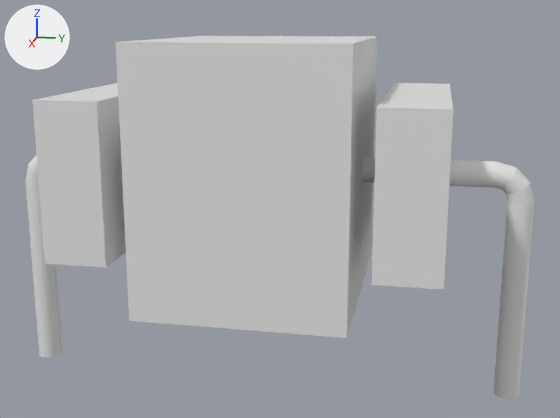
Two versions of the Blender file Assets/Blender/AC.blend, one commit apart.
Camera for both pictures: a camera (50 mm lens) standing at (6.02, 1.33, 1.15) and looking at (-0.03, 0.12, -0.36). The axes (+X, +Y, +Z) are drawn at upper left. The lights are the same throughout. The older version comes first.

Script lines for the objects in view, before the commit:
```python
me_cube_003 = bpy.data.meshes.new('Cube.003')
me_cube_003.from_pydata(...)  # 16 vertices, 14 faces; spans x -1.17..1.0, y -1.0..1.0, z -1.0..1.0
me_cube_004 = bpy.data.meshes.new('Cube.004')
me_cube_004.from_pydata(...)  # 16 vertices, 14 faces; spans x -1.0..1.0, y -1.0..1.0, z -0.6..0.6
me_cube_005 = bpy.data.meshes.new('Cube.005')
me_cube_005.from_pydata(...)  # 16 vertices, 14 faces; spans x -1.0..1.0, y -1.0..1.0, z -0.6..0.6
me_cylinder_007 = bpy.data.meshes.new('Cylinder.007')
me_cylinder_007.from_pydata(...)  # 320 vertices, 288 faces; spans x -0.1..0.1, y -2.1..2.1, z -1.8..0.1
ob_cylinder_002 = bpy.data.objects.new('Cylinder.002', me_cylinder_007)
ob_cylinder_002.location = (0.0, 0.0, 0.0)
ob_mainbody = bpy.data.objects.new('MainBody', me_cube_003)
ob_mainbody.location = (0.0, 0.0, 0.0)
ob_mainbody.scale = (1.0, 0.8, 1.0)
_m = ob_mainbody.modifiers.new('Boolean', 'BOOLEAN')
_m.object = ob_portsubtraction
ob_sidebody_001 = bpy.data.objects.new('SideBody.001', me_cube_004)
ob_sidebody_001.location = (0.0, 1.2, 0.0)
ob_sidebody_001.scale = (1.0, 0.24, 1.0)
ob_sidebody_002 = bpy.data.objects.new('SideBody.002', me_cube_005)
ob_sidebody_002.location = (0.0, -1.2, 0.0)
ob_sidebody_002.scale = (1.0, 0.24, 1.0)
```
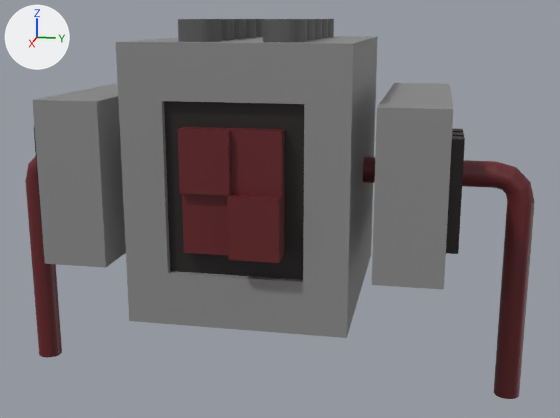
Not visible in the pictures: part 3 of me_cube_003.

What differs and where, as boxes (x1, y1, x2, y2) in the pictures (560 x 418 px):
'MainBody', reshaped: before (116, 36, 378, 338); after (116, 19, 378, 338)
'SideBody.001', reshaped (15% wider): before (372, 83, 453, 290); after (372, 83, 465, 290)
'Cylinder.002', recoloured: (25, 156, 535, 399) in both
part 1 of me_cube_003, added: after (116, 19, 375, 338)
part 2 of me_cube_003, recoloured (white to grey): (347, 37, 378, 336) in both
part 4 of me_cube_004, built on: after (446, 128, 465, 254)
part 5 of me_cube_004, recoloured (white to grey): (372, 83, 453, 290) in both
part 6 of me_cube_005, built on (mostly hidden): after (34, 128, 42, 231)
part 7 of me_cube_005, recoloured (white to grey): (32, 83, 126, 268) in both

The edits, one by one:
Material 'Material.002' (mat_material_002) is new.
Its base color is (0.127, 0.0116, 0.0154) (dark red #641c21).
Material 'Material.001' (mat_material_001) is new.
Its base color is (0.251, 0.251, 0.251) (grey #898989).
Material 'Material.003' (mat_material_003) is new.
Its base color is (0.0155, 0.0113, 0.011) (black #211c1b).
Material 'Material.005' (mat_material_005) is new.
Its base color is (0.0985, 0.0985, 0.0985) (dark grey #585858).
Material 'Material.004' (mat_material_004) is new.
Its base color is (1.0, 0.646, 0.0741) (yellow #ffd24d).
me_cube_003 is used by ob_mainbody; location (0.0, 0.0, 0.0); scale (1.0, 0.8, 1.0).
me_cube_003 had 16 vertices, 14 faces and spanned x -1.17..1.0, y -1.0..1.0, z -1.0..1.0.
me_cube_003 now has 785 vertices, 427 faces and spans x -1.17..1.15, y -1.0..1.0, z -1.0..1.15.
me_cube_003 part 1: 769 vertices added at x -1.17..1.15, y -0.72..0.73, z -0.84..1.15.
me_cube_003 part 2: 3 faces spanning x -1.0..1.0, y -1.0..1.0, z -1.0..1.0 switch from no material to mat_material_001 (grey #898989).
me_cube_003 part 3: 4 faces spanning x -1.17..-1.0, y -0.4..0.4, z -0.07..0.74 switch from no material to mat_material_004 (yellow #ffd24d).
me_cube_003 gains material mat_material_002 (dark red #641c21).
me_cube_003 gains material mat_material_003 (black #211c1b).
me_cube_003 gains material mat_material_005 (dark grey #585858).
me_cube_004 is used by ob_sidebody_001; location (0.0, 1.2, 0.0); scale (1.0, 0.24, 1.0).
me_cube_004 had 16 vertices, 14 faces and spanned x -1.0..1.0, y -1.0..1.0, z -0.6..0.6.
me_cube_004 now has 42 vertices, 31 faces and spans x -1.0..1.0, y -1.0..1.36, z -0.6..0.6.
Part 4, on me_cube_004:
2 faces are deleted.
14 vertices are added at x 0.35..0.86, y 1.0, z -0.39..0.39.
12 new vertices lie (0.0, 0.36, 0.0) away from vertices in x 0.35..0.86, y 1.0, z -0.39..0.39.
7 new faces join them, mat_material_001 (grey #898989).
12 new faces join them, mat_material_003 (black #211c1b).
me_cube_004 part 5: 11 faces spanning x -1.0..1.0, y -1.0..1.0, z -0.6..0.6 switch from no material to mat_material_001 (grey #898989).
me_cube_004 gains material mat_material_003 (black #211c1b).
me_cube_005 is used by ob_sidebody_002; location (0.0, -1.2, 0.0); scale (1.0, 0.24, 1.0).
me_cube_005 had 16 vertices, 14 faces and spanned x -1.0..1.0, y -1.0..1.0, z -0.6..0.6.
me_cube_005 now has 43 vertices, 31 faces and spans x -1.0..1.0, y -1.35..1.0, z -0.6..0.6.
Part 6, on me_cube_005:
2 faces are deleted.
15 vertices are added at x 0.35..0.86, y -1.35..-1.0, z -0.39..0.39.
12 new vertices lie (0.0, 0.35, 0.0) away from vertices in x 0.35..0.86, y -1.35, z -0.39..0.39.
7 new faces join them, mat_material_001 (grey #898989).
12 new faces join them, mat_material_003 (black #211c1b).
me_cube_005 part 7: 11 faces spanning x -1.0..1.0, y -1.0..1.0, z -0.6..0.6 switch from no material to mat_material_001 (grey #898989).
me_cube_005 gains material mat_material_003 (black #211c1b).
me_cylinder_007 has 320 vertices, 288 faces and spans x -0.1..0.1, y -2.1..2.1, z -1.8..0.1.
me_cylinder_007 gains material mat_material_002 (dark red #641c21).
